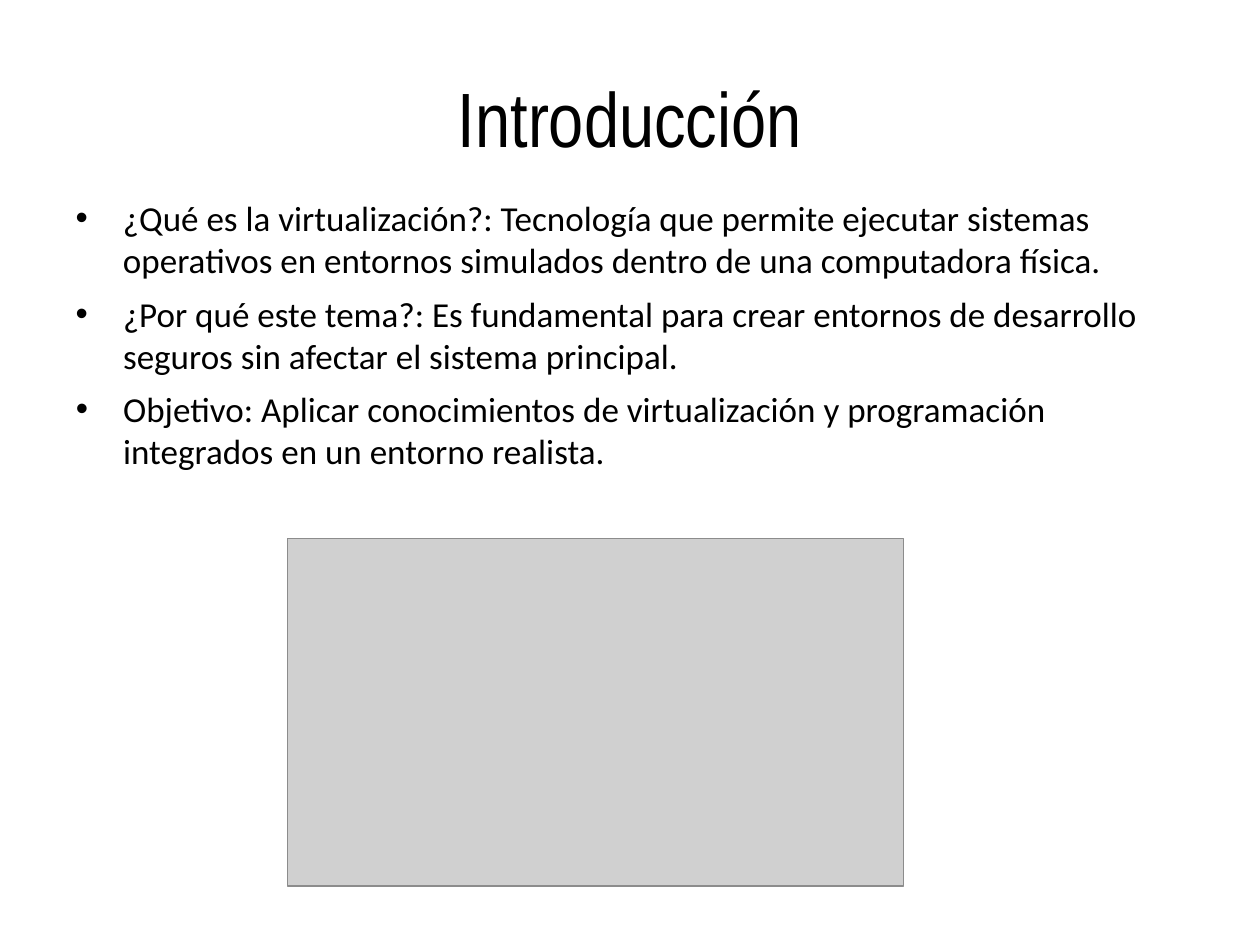
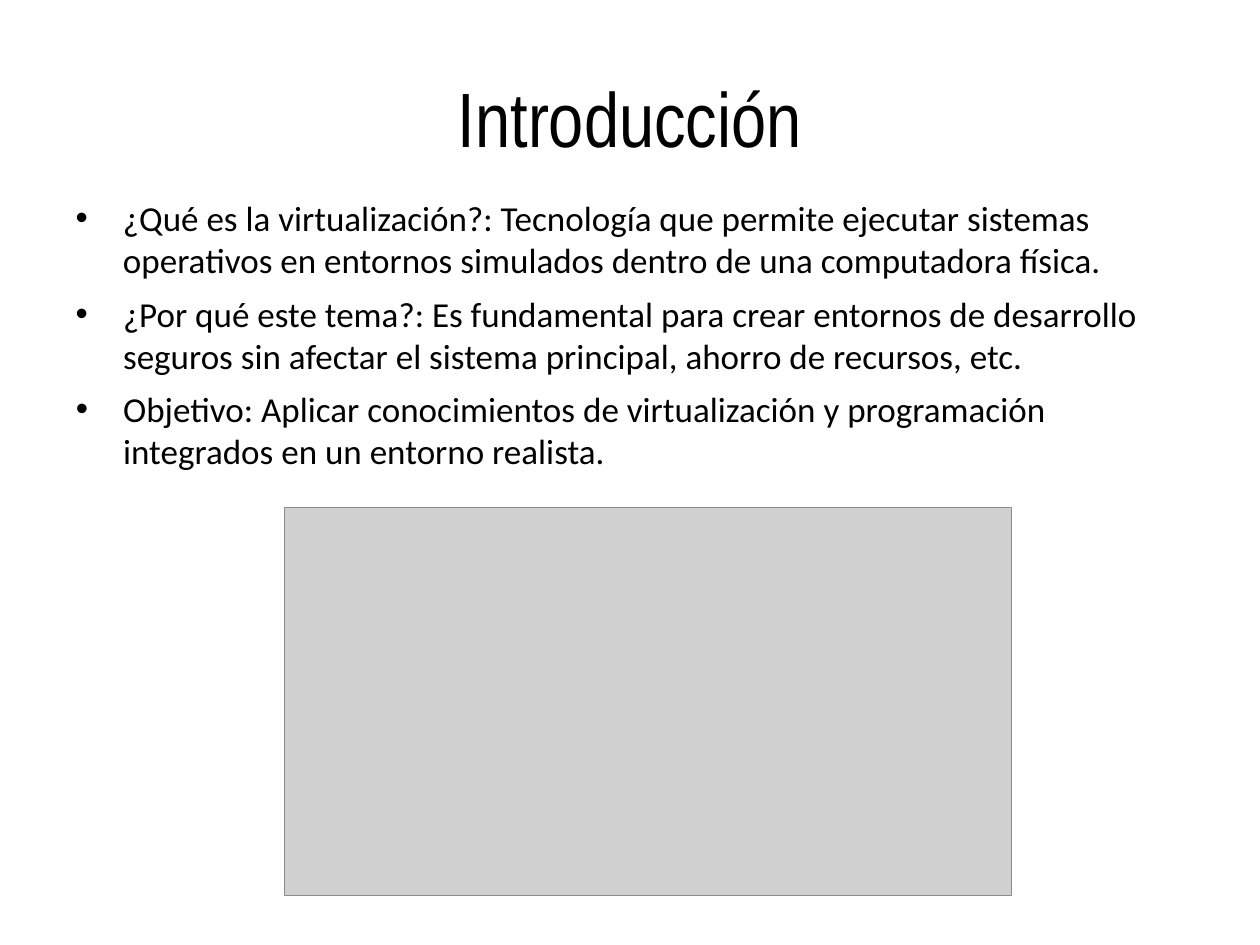
Before and after one commit to nico8m0zqs19/IntegradorAySO, a slide deck: slide 2 of TP_Presentacion_Senger_Edgardo_COMPLETA.odp. Drawn at 1260x945 pixels with LibreOffice and Linux fonts; fonts in the diff are those of the drawing; grey boxes stand for pictures; background and template pictures are left out. Boxes give left, top, right and bottom in pixels: in the first picture for what was removed or moved away, otherwise in the second. Text is boxed around its words. In the diff, an @@ line names an element or a change of style, - is before the commit and + after.

```diff
--- a/TP_Presentacion_Senger_Edgardo_COMPLETA.odp
+++ b/TP_Presentacion_Senger_Edgardo_COMPLETA.odp
@@ text at (x1=123, y1=302, x2=1136, y2=375): text changed @@
-• ¿Por qué este tema?: Es fundamental para crear entornos de desarrollo seguros sin afectar el sistema principal.
+• ¿Por qué este tema?: Es fundamental para crear entornos de desarrollo seguros sin afectar el sistema principal, ahorro de recursos, etc.
@@ picture resized from (x1=287, y1=538, x2=903, y2=886) to (x1=285, y1=508, x2=1012, y2=896) @@
```
Also in this commit, not shown: 2 other slides changed.
